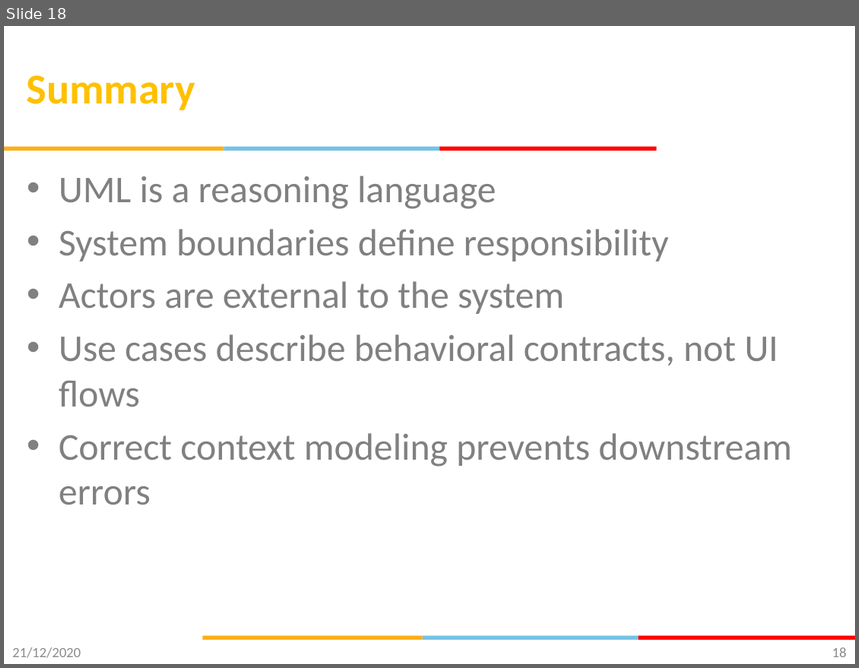
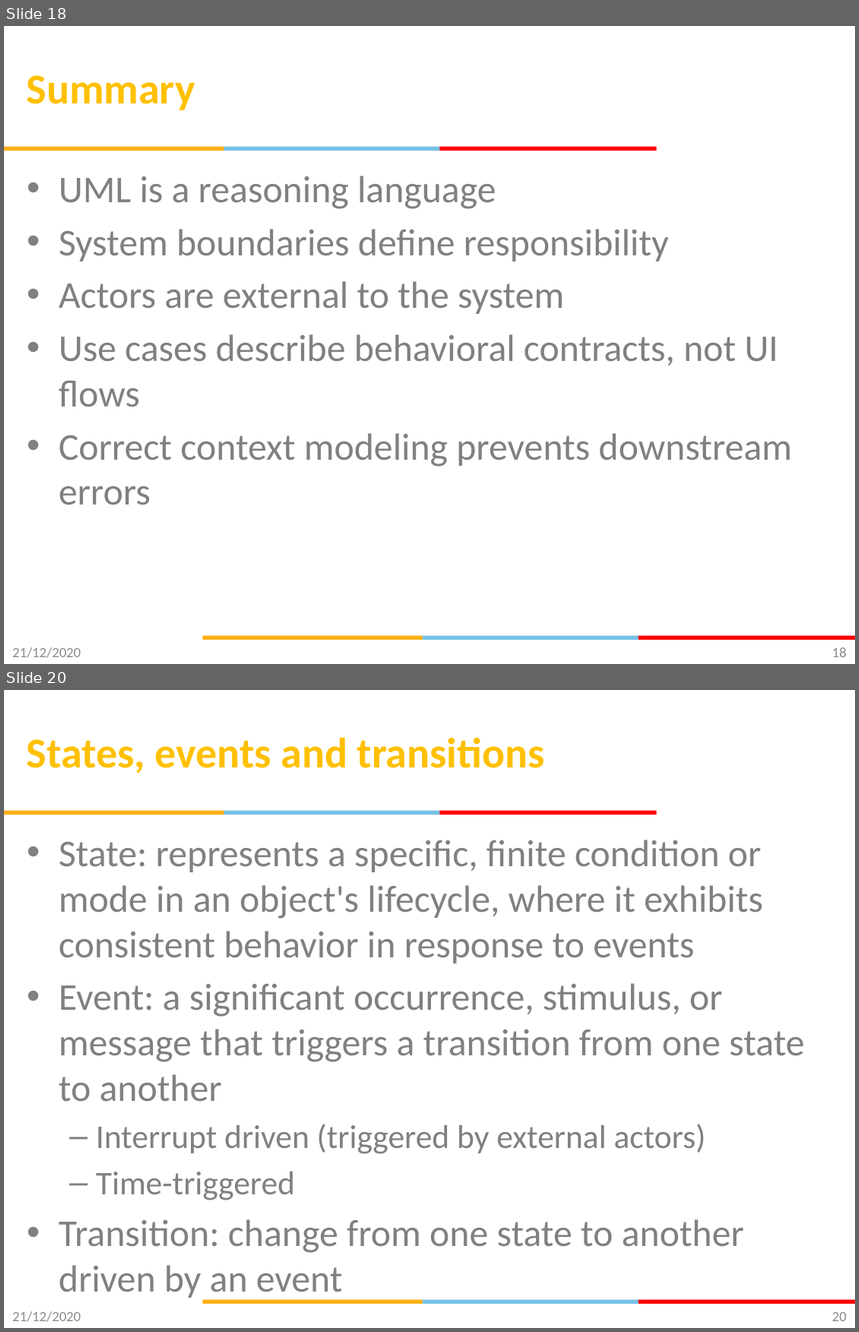
Before and after one commit to gsaurabhr-teaching/csg523-material, a slide deck: Lec-9-12-modeling-uml.pptx. Shown one above the other, each under a label of ours: slide 18 before the commit, slides 18 and 20 after it; the slides between them are not shown. The pictures are 859x668 and 859x1332 pixels, drawn with LibreOffice and Linux fonts; fonts in the diff are those of the drawing; background and template pictures are left out. Boxes give left, top, right and bottom in pixels: in the first picture for what was removed or moved away, otherwise in the second. Text is boxed around its words. In the diff, an @@ line names an element or a change of style, - is before the commit and + after.

Commit message:
UML state charts

```diff
--- a/Lec-9-12-modeling-uml.pptx
+++ b/Lec-9-12-modeling-uml.pptx
@@ slide 20 added at (4,690,855,1328), background #FFFFFF; not listed: 6 template elements that a slide beside it also shows @@
@@ title added at (27,737,545,774), 36 pt, text #FFC000, bold @@
+States, events and transitions
@@ text added at (59,840,804,1301), 32 pt, text #808080 @@
+• State: represents a specific, finite condition or mode in an object's lifecycle, where it exhibits consistent behavior in response to events
+• Event: a significant occurrence, stimulus, or message that triggers a transition from one state to another
+  – Interrupt driven (triggered by external actors)
+  – Time-triggered
+• Transition: change from one state to another driven by an event
@@ text added at (12,1312,81,1322), 12 pt, text #8C8C8C @@
+21/12/2020
@@ page number added at (832,1312,847,1322), 12 pt, text #898989 @@
+20
```
Also in this commit, not shown: 1 slide changed, 14 other slides added.
